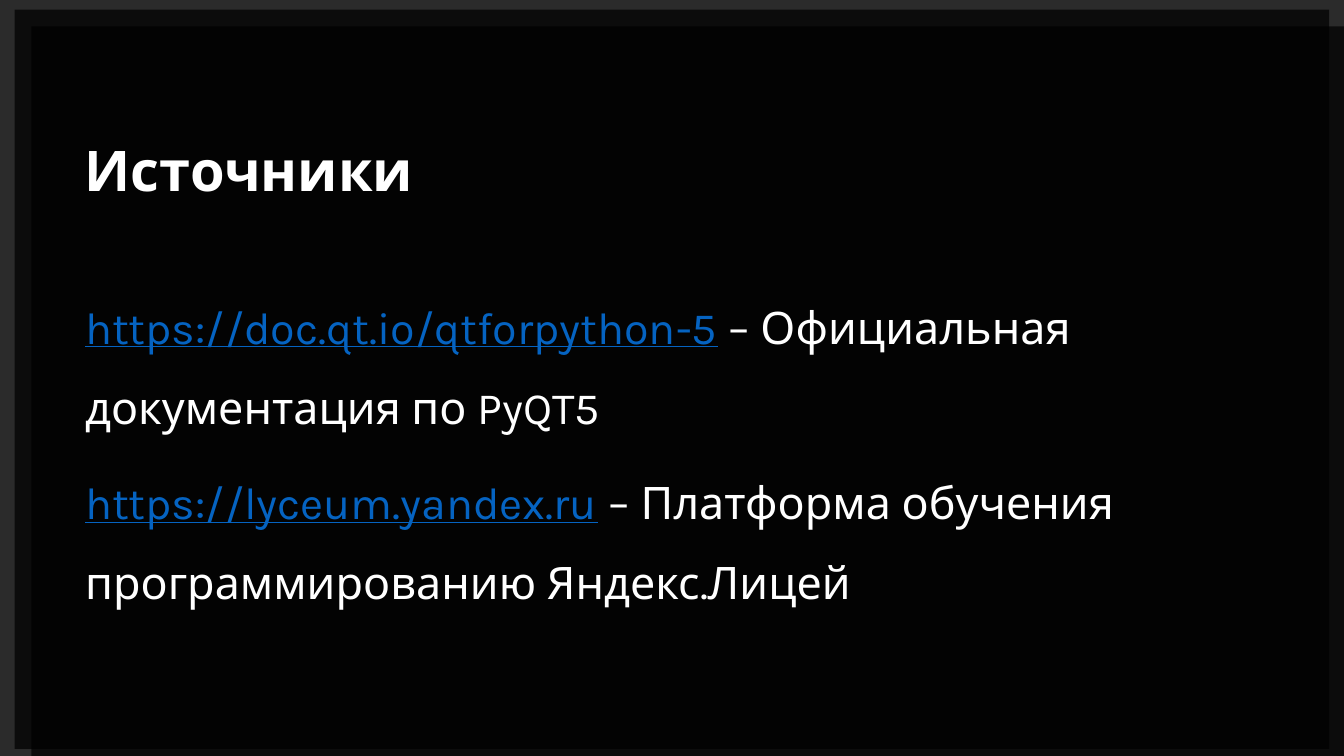
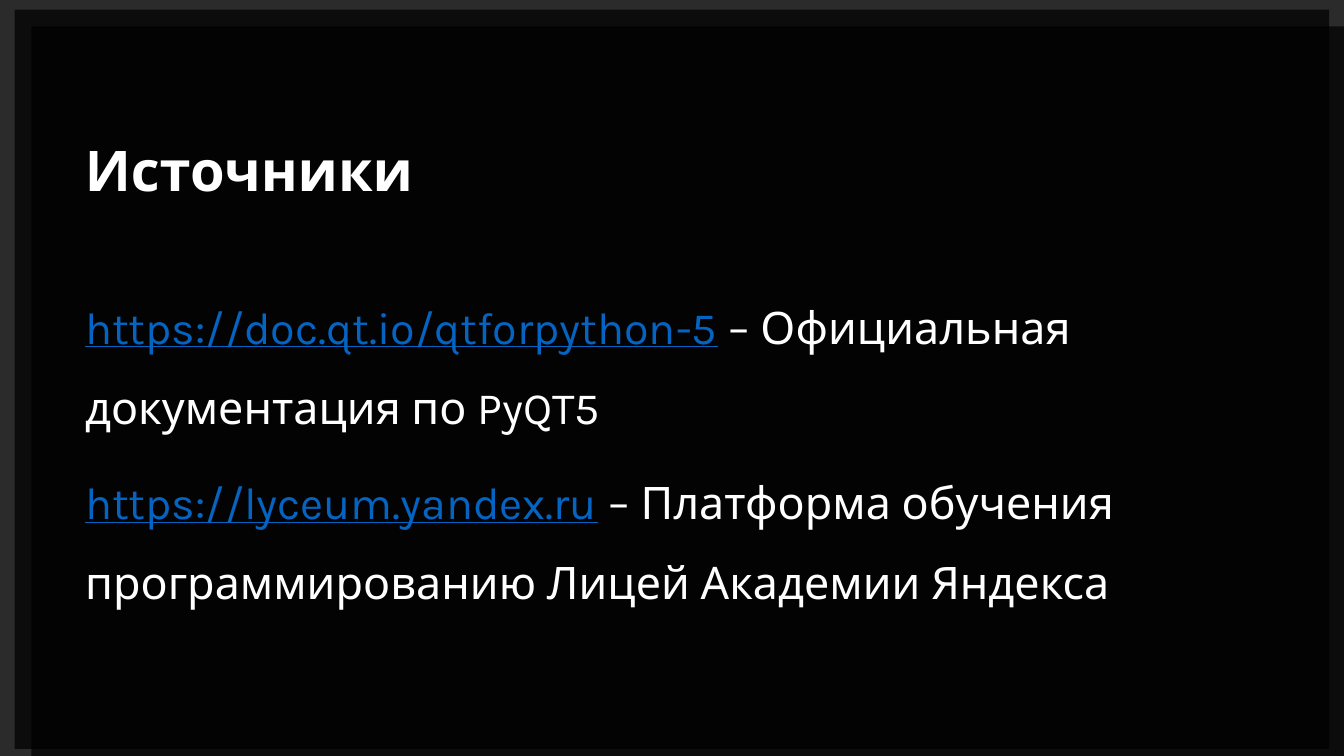
Before and after one commit to fivan999/cinema-controlling-system, a slide deck: slide 19 of data/description_files/cinema-controlling-system.pptm. Drawn at 1344x756 pixels with LibreOffice and Linux fonts; fonts in the diff are those of the drawing; background and template pictures are left out; a plain dark background stands for a picture behind light text. Boxes give left, top, right and bottom in pixels: in the first picture for what was removed or moved away, otherwise in the second. Text is boxed around its words. In the diff, an @@ line names an element or a change of style, - is before the commit and + after.

```diff
--- a/data/description_files/cinema-controlling-system.pptm
+++ b/data/description_files/cinema-controlling-system.pptm
@@ text at <box>85,485,1114,610</box>: text changed @@
-https://lyceum.yandex.ru – Платформа обучения программированию Яндекс.Лицей
+https://lyceum.yandex.ru – Платформа обучения программированию Лицей Академии Яндекса
```
Also in this commit, not shown: 3 other slides changed, 1 other file.
